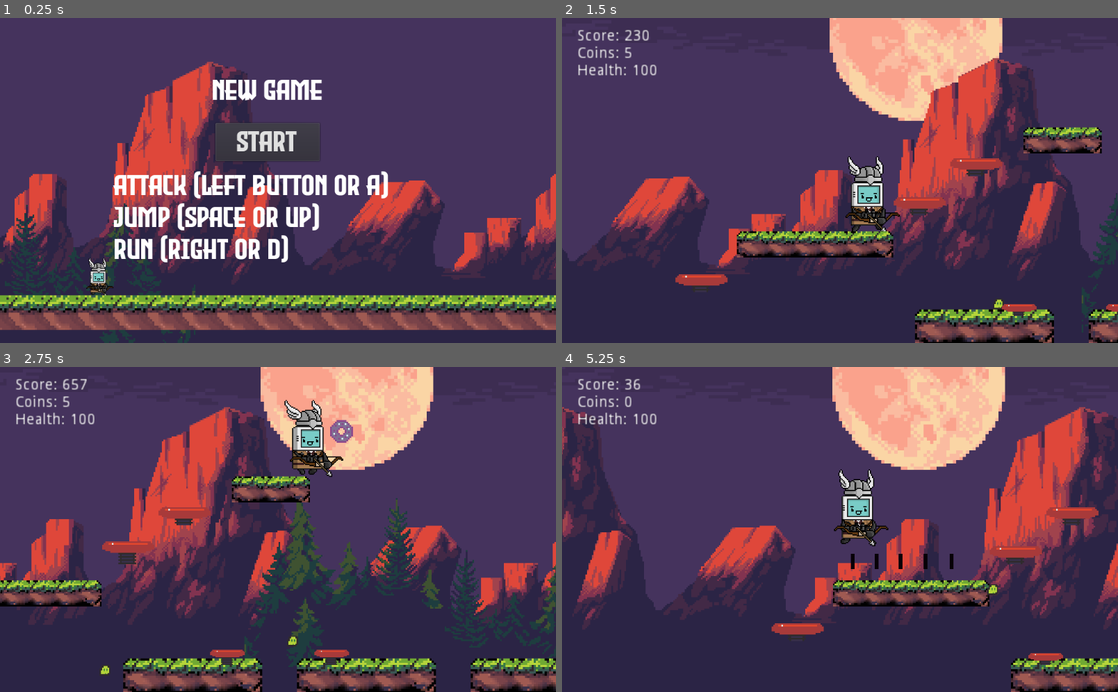
Above: before the commit, frames 1-4 (two rows, left to right).
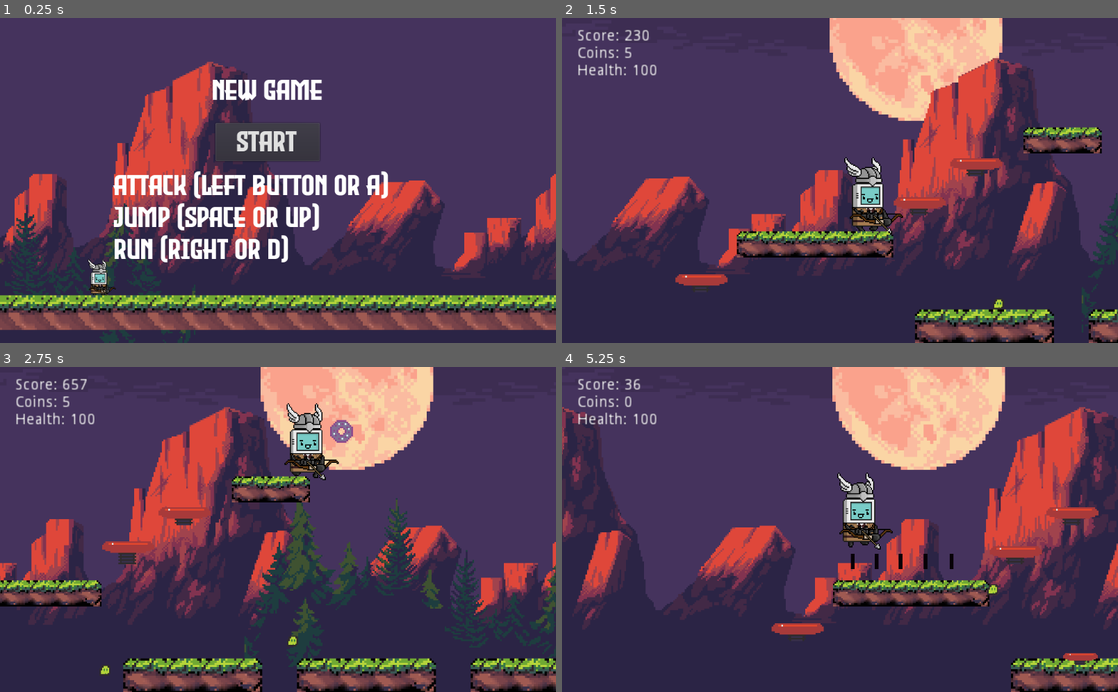
Above: after the commit, the same moments.

Repository: z-alzayer/Metaboy_GameJam
Game: Godot game, scene res://New_Game.tscn
Same seed, same stepped clock (60 frames per second), same inputs: the game is played once before the commit and once after it.
Inputs:
- Up to frame 1 (0.25 s): no input
- Up to frame 2 (1.5 s): click "Start" at 0.5 s; hold Right (ui_right) from 1.28 s (still down)
- Up to frame 3 (2.75 s): keep holding Right (ui_right); tap Up (ui_up) at 1.52, 2.27 s
- Up to frame 4 (5.25 s): release Right (ui_right) at 2.78 s; hold Left (ui_left) 2.78-3.53 s; hold Right (ui_right) 3.53-5 s; tap Up (ui_up) at 3.77, 4.52 s; click "Restart" at 5 s

The runs differ from the first frame. In frame 1, 0.3% of the frame differs, in the area x 15-21%, y 73-86%; in frame 2, 1.2%; in frame 3, 1.5%, in the area x 37-63%, y 10-92%; in frame 4, 1.4%.

Commit message:
updated level generation code to make it cleaner

Diff:
--- a/Metaboy_GameJam/Arrow.gd
+++ b/Metaboy_GameJam/Arrow.gd
@@ -10,8 +10,8 @@
 
 # Called every frame. 'delta' is the elapsed time since the previous frame.
 
-var thrust = Vector2(2000, 200)
-var torque = 0
+var thrust = Vector2(5000, -50)
+var torque = 1
 
 func _ready():
 	self.position.x = self.position.x + 0.1
--- a/Metaboy_GameJam/Level2.gd
+++ b/Metaboy_GameJam/Level2.gd
@@ -51,11 +51,13 @@
 	add_child(chunk)
 
 func make_platform_bouncy(rand_y):
-	var bouncer = bouncy.instance()
-	add_child(bouncer)
+	rand_y = randi() % 4
+	if rand_y < 2:
+		var bouncer = bouncy.instance()
+		add_child(bouncer)
 
-	bouncer.position = bounce_pos_gen
-	bouncer.position.y -= 20
+		bouncer.position = bounce_pos_gen
+		bouncer.position.y -= 20
 
 # Called when the node enters the scene tree for the first time.
 func _ready():
@@ -65,20 +67,25 @@
 	tile_pos = tile.world_to_map(player.position).x - 10
 	y_pos = 9
 	timer.start()
-	for i in range(1, 1000):
+	for i in range(1, 300):
 		final_x_distance = make_platform(i * 5 , 9, 	3)
 		make_platform_bouncy(rand_y)
 	#add_chunk(Vector2(0,0))
 	#add_chunk_2(Vector2(700, 0))
+func make_more_platforms(distance, length):
+	if (player.position.x + distance) < final_x_distance:
+		for i in range(1, 300):
+			final_x_distance = make_platform(i * 5 , 9, 	length)
+			make_platform_bouncy(rand_y)
 
 func make_level_section():
 	rand_y = randi() % 4
 	if rand_y == 1:
-		rand_y = randi() % 100
+		rand_y = randi() % 50
 		add_chunk_2(Vector2(farthest_tile_pos.position.x * tile_tracker, 0 + rand_y))
 
 	elif rand_y == 2:
-		rand_y = randi() % 100
+		rand_y = randi() % 50
 		add_chunk(Vector2(farthest_tile_pos.position.x * tile_tracker, 0 + rand_y))
 		#print(player.position.x)
 	tile_tracker += 1
@@ -93,6 +100,7 @@
 		make_level_section()
 		timer.start()
 
+	make_more_platforms(3000, 300)
 
 
 
--- a/Metaboy_GameJam/Player.tscn
+++ b/Metaboy_GameJam/Player.tscn
@@ -69,14 +69,14 @@
 [node name="AnimatedSprite" type="AnimatedSprite" parent="."]
 frames = SubResource( 13 )
 animation = "run"
-frame = 9
+frame = 5
 playing = true
 
 [node name="AttackTimer" type="Timer" parent="."]
 autostart = true
 
 [node name="Position2D" type="Position2D" parent="."]
-position = Vector2( 28, 0 )
+position = Vector2( 34, 0 )
 
 [connection signal="animation_finished" from="AnimatedSprite" to="." method="_on_AnimatedSprite_animation_finished"]
 [connection signal="timeout" from="AttackTimer" to="." method="_on_AttackTimer_timeout"]
Binary file removed: Metaboy_GameJam/MetaBoy #825/Arms_Diffuse_Map.png
Not shown, removed: Metaboy_GameJam/MetaBoy #825/Arms_Diffuse_Map.png.import
Binary file removed: Metaboy_GameJam/MetaBoy #825/Binoculars_Diffuse.png
Not shown, removed: Metaboy_GameJam/MetaBoy #825/Binoculars_Diffuse.png.import
Binary file removed: Metaboy_GameJam/MetaBoy #825/Gentleman_Diffuse_Map.png
Not shown, removed: Metaboy_GameJam/MetaBoy #825/Gentleman_Diffuse_Map.png.import
Binary file removed: Metaboy_GameJam/MetaBoy #825/HappyFace.png
Not shown, removed: Metaboy_GameJam/MetaBoy #825/HappyFace.png.import
Binary file removed: Metaboy_GameJam/MetaBoy #825/Legs_Diffuse_Map.png
Not shown, removed: Metaboy_GameJam/MetaBoy #825/Legs_Diffuse_Map.png.import
Not shown, removed: Metaboy_GameJam/MetaBoy #825/MetaBoy #825.mtl
Not shown, removed: Metaboy_GameJam/MetaBoy #825/MetaBoy #825.obj
(and 8 more such lines)
